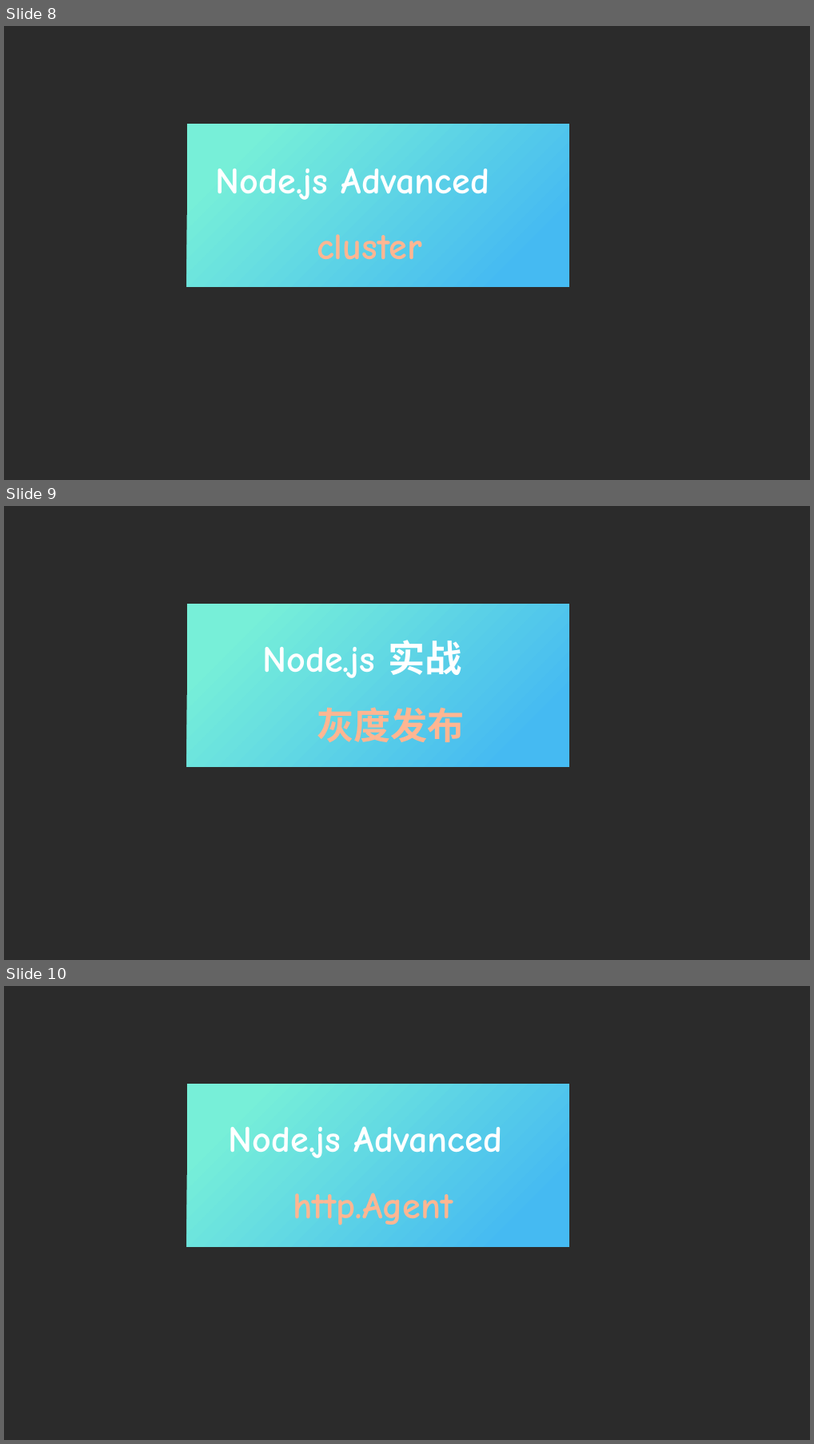
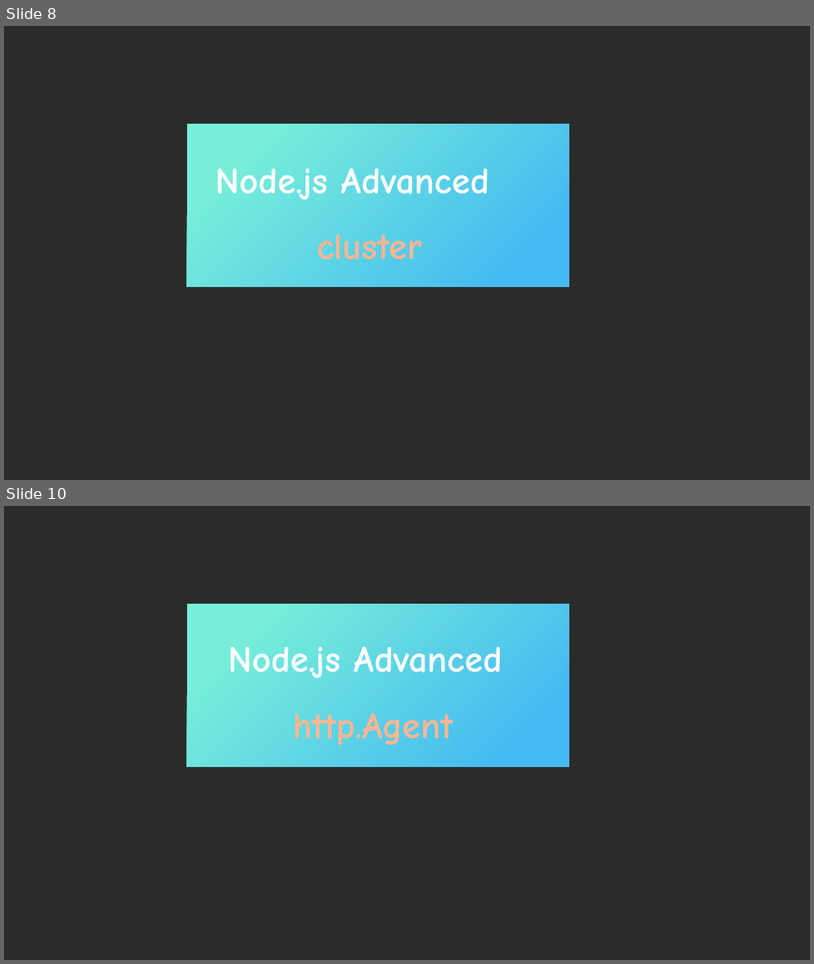
Before and after one commit to ParadeTo/blog, a slide deck: 公众号封面.pptx. Shown one above the other, each under a label of ours: slides 8, 9 and 10 before the commit, slides 8 and 10 after it; the slides between them are not shown. The pictures are 814x1444 and 814x964 pixels, drawn with LibreOffice and Linux fonts; fonts in the diff are those of the drawing; background and template pictures are left out; a plain dark background stands for a picture behind light text. Boxes give left, top, right and bottom in pixels: in the first picture for what was removed or moved away, otherwise in the second. Text is boxed around its words. In the diff, an @@ line names an element or a change of style, - is before the commit and + after.

```diff
--- a/公众号封面.pptx
+++ b/公众号封面.pptx
@@ slide 9 removed at [4, 506, 810, 960], background picture (left out) @@
@@ rectangle removed at [186, 604, 569, 767] @@
@@ text removed at [262, 640, 462, 678] @@
-Node.js 实战
@@ text removed at [317, 707, 465, 742] @@
-灰度发布
```
Also in this commit, not shown: 1 slide added, 2 other files.
